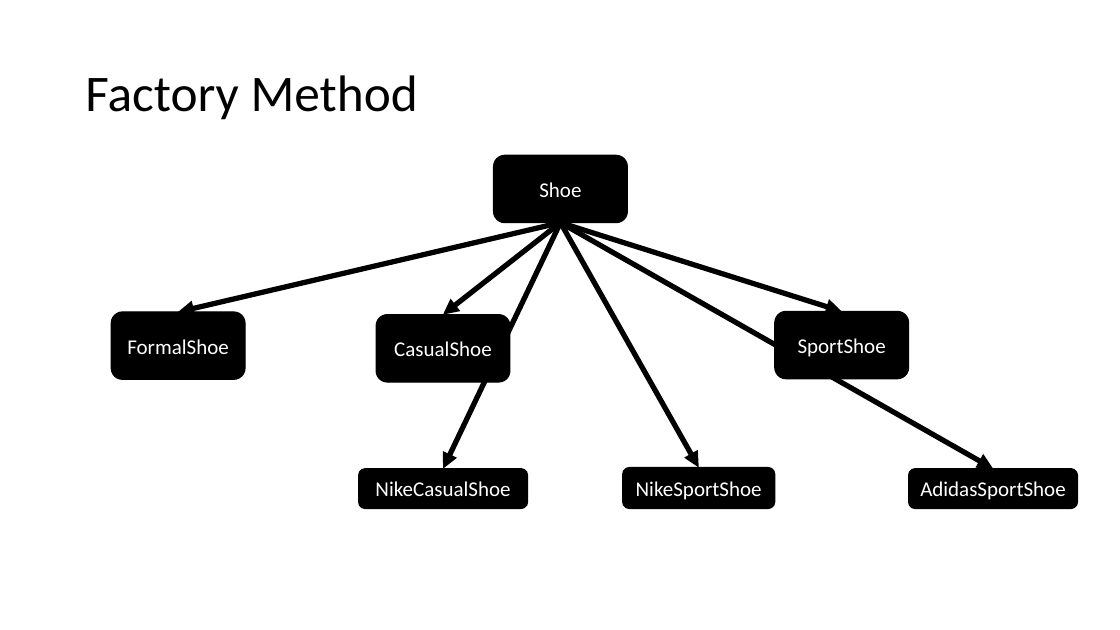
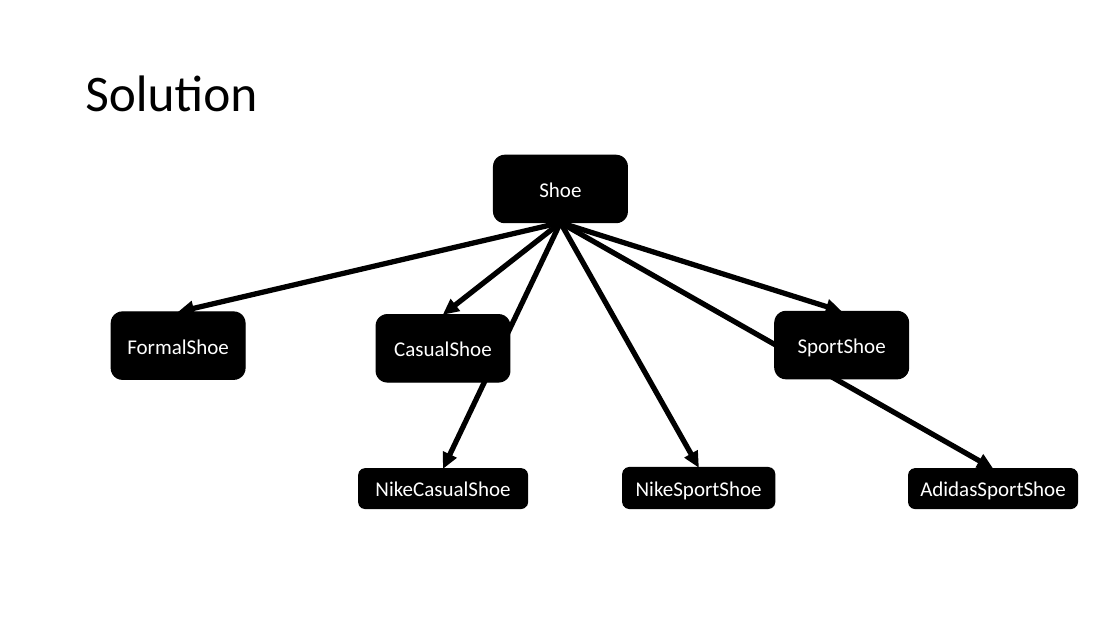
Before and after one commit to ynaman1000/DesignPatterns, a slide deck: slide 7 of Design Patterns.pptx (slide 6 before the commit). Drawn at 1120x630 pixels with LibreOffice and Linux fonts; fonts in the diff are those of the drawing. Boxes give left, top, right and bottom in pixels: in the first picture for what was removed or moved away, otherwise in the second. Text is boxed around its words. In the diff, an @@ line names an element or a change of style, - is before the commit and + after.

```diff
--- a/Design Patterns.pptx
+++ b/Design Patterns.pptx
@@ title at (85, 75, 257, 112): text changed @@
-Factory Method
+Solution
```
Also in this commit, not shown: 2 other slides changed, 1 slide added, 5 other files.
